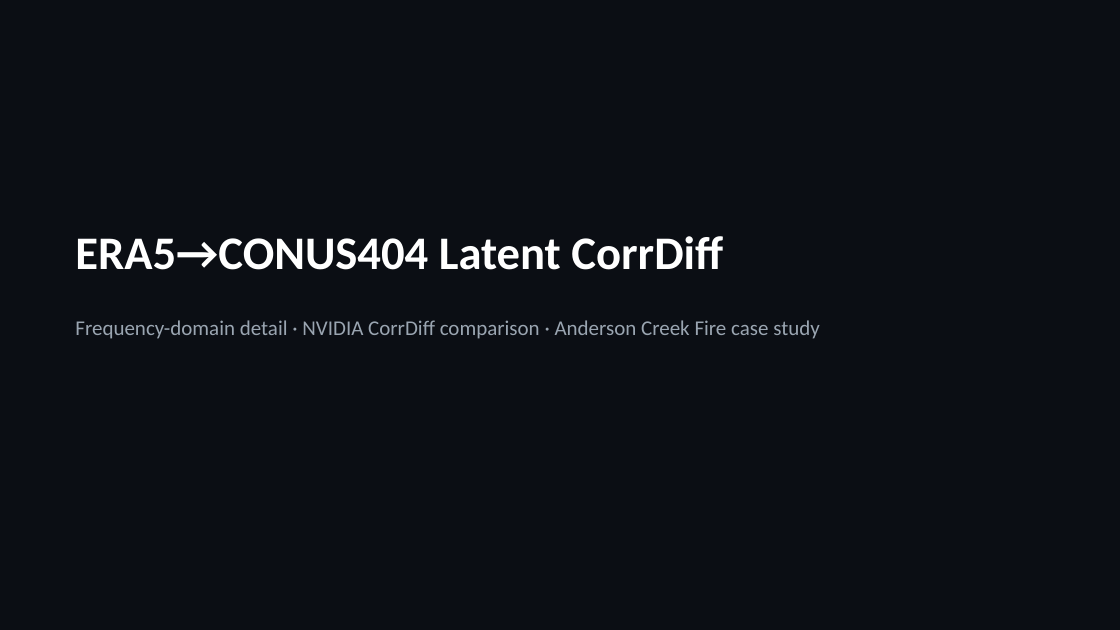
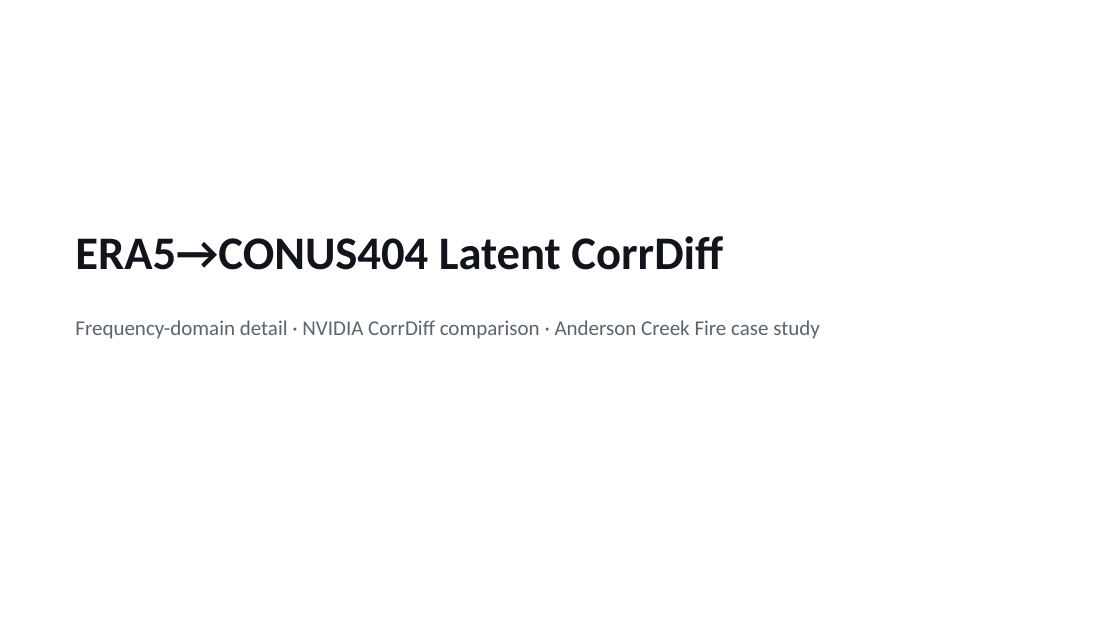
Before and after one commit to milhud/diffusion_downscaling_model, a slide deck: slide 1 of results/corrdiff_comparison/corrdiff_benchmark_slides.pptx. Drawn at 1120x630 pixels with LibreOffice and Linux fonts; fonts in the diff are those of the drawing. Boxes give left, top, right and bottom in pixels: in the first picture for what was removed or moved away, otherwise in the second. Text is boxed around its words. In the diff, an @@ line names an element or a change of style, - is before the commit and + after.

Commit message:
Switch slide deck to white background for Google Slides import

```diff
--- a/results/corrdiff_comparison/corrdiff_benchmark_slides.pptx
+++ b/results/corrdiff_comparison/corrdiff_benchmark_slides.pptx
@@ background #0B0E14 to #FFFFFF @@
@@ text "ERA5→CONUS404 Latent CorrDiff" at [75,236,723,270]: text colour #FFFFFF to #11141A @@
@@ text "Frequency-domain detail · NVIDIA CorrDiff ..." at [75,320,820,339]: text colour #9AA5B1 to #5B6470 @@
```
Also in this commit, not shown: 21 other slides changed.
